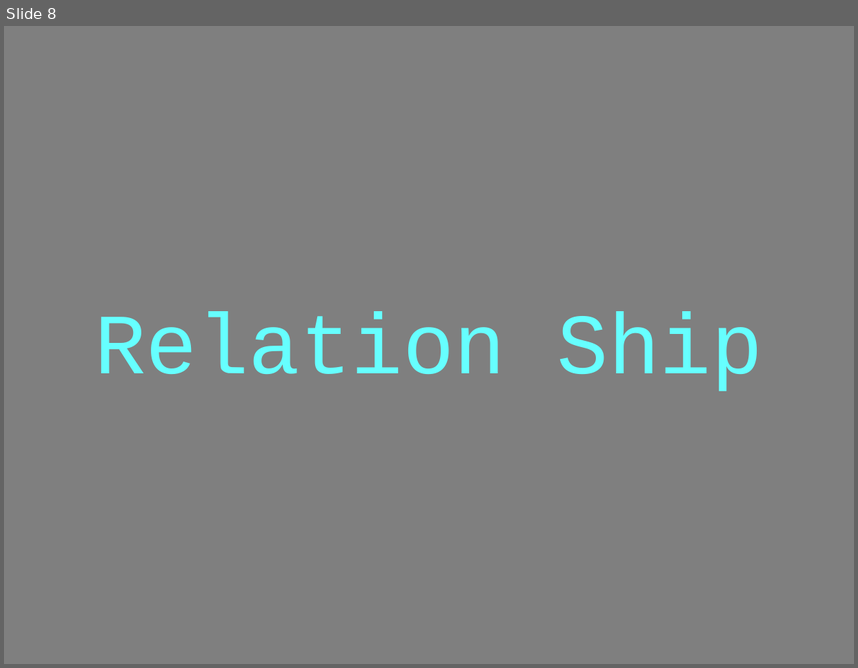
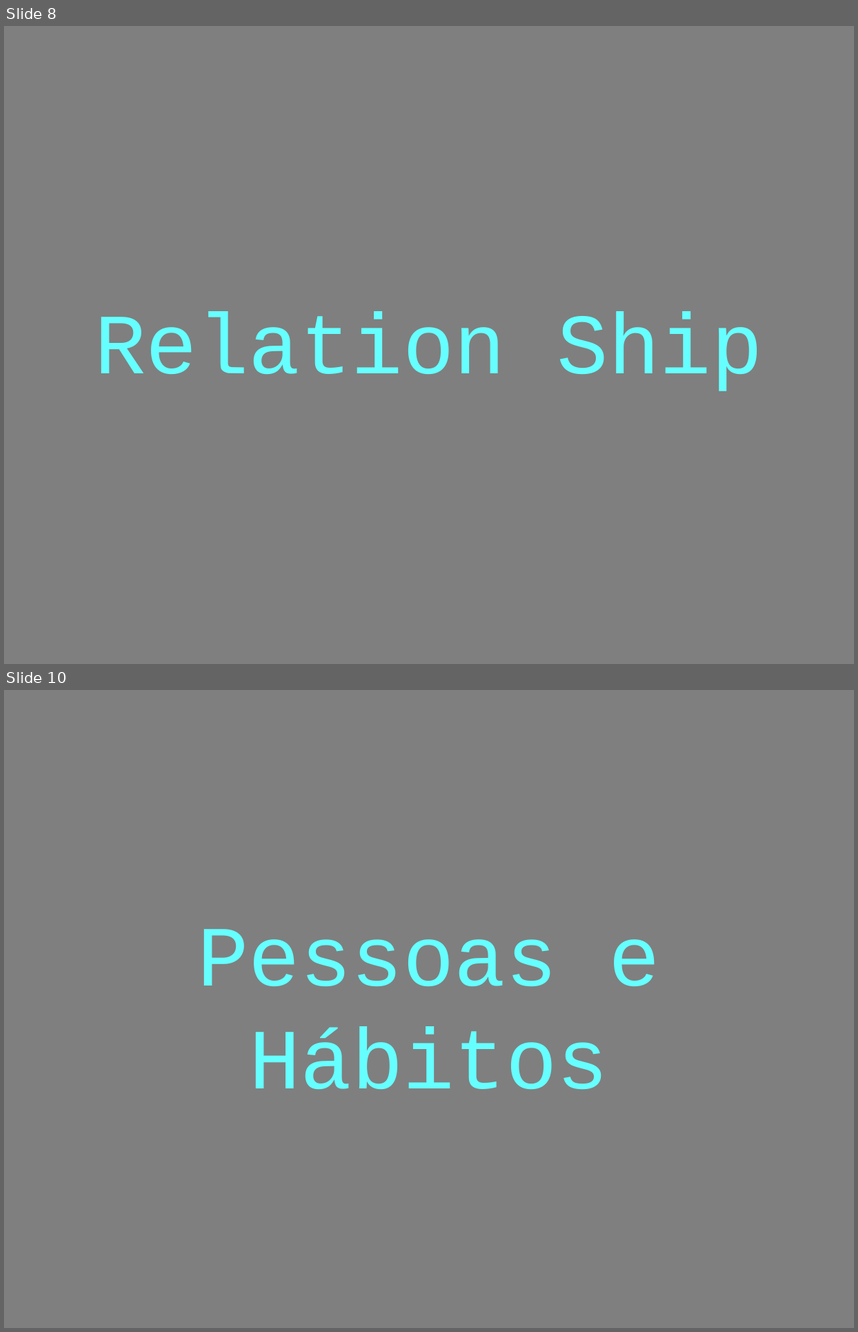
Before and after one commit to Lorensov/talks, a slide deck: be_water_git_flow/Be_water_slides.pptx. Shown one above the other, each under a label of ours: slide 8 before the commit, slides 8 and 10 after it; the slides between them are not shown. The pictures are 858x668 and 858x1332 pixels, drawn with LibreOffice and Linux fonts; fonts in the diff are those of the drawing. Boxes give left, top, right and bottom in pixels: in the first picture for what was removed or moved away, otherwise in the second. Text is boxed around its words. In the diff, an @@ line names an element or a change of style, - is before the commit and + after.

```diff
--- a/be_water_git_flow/Be_water_slides.pptx
+++ b/be_water_git_flow/Be_water_slides.pptx
@@ slide 10 added at box(4, 690, 854, 1328), background #FFFFFF @@
@@ rectangle added at box(4, 690, 854, 1328), fill #000000 at 50% opacity @@
@@ text added at box(197, 929, 660, 1089), 80 pt, text #66FFFF @@
+Pessoas e Hábitos
```
Also in this commit, not shown: 2 slides changed, 21 other slides added, 11 slides removed, 1 other file.
